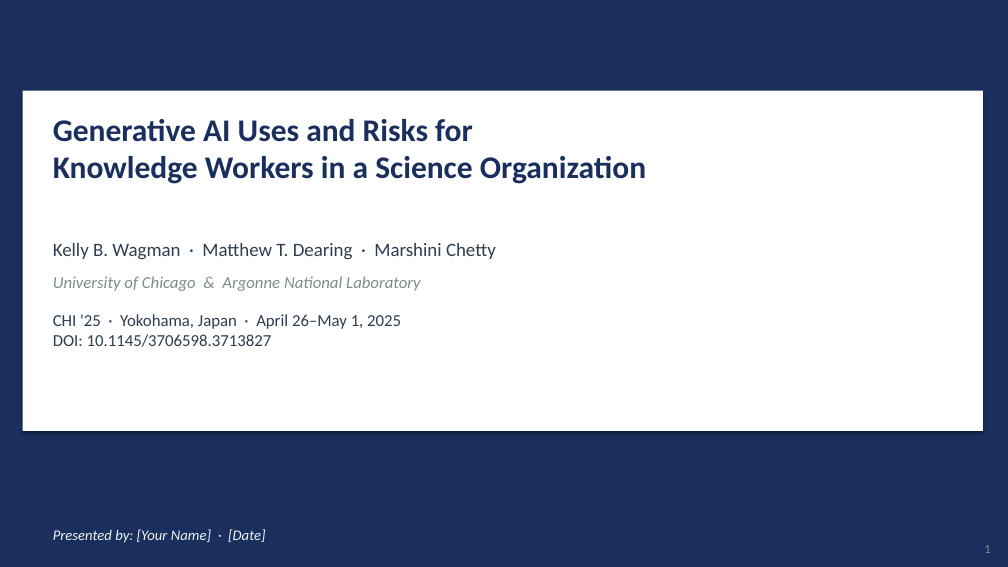
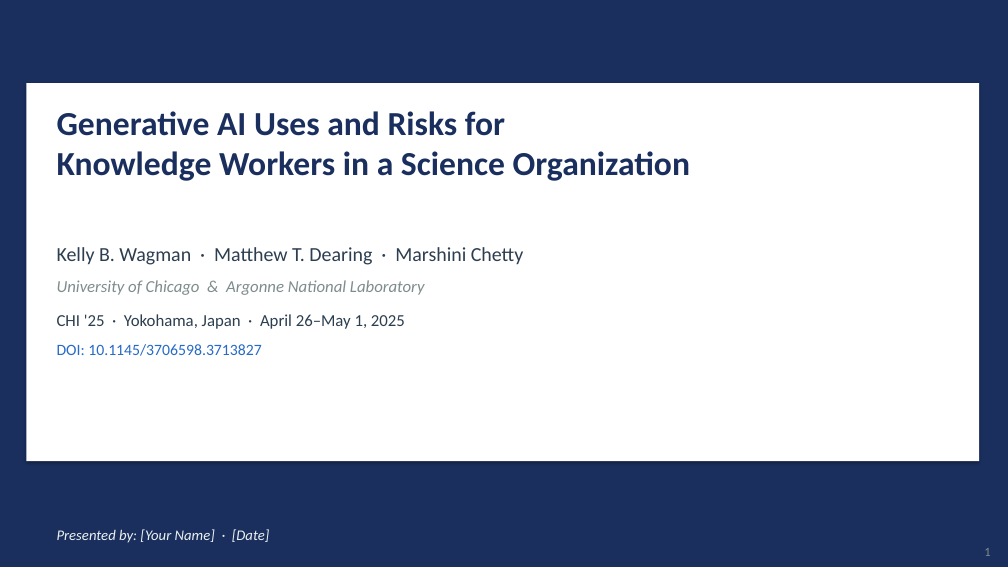
Before and after one commit to Elorm-K/Assignments, a slide deck: slide 1 of presentation_slides.pptx. Drawn at 1008x567 pixels with LibreOffice and Linux fonts; fonts in the diff are those of the drawing. Boxes give left, top, right and bottom in pixels: in the first picture for what was removed or moved away, otherwise in the second. Text is boxed around its words. In the diff, an @@ line names an element or a change of style, - is before the commit and + after.

```diff
--- a/presentation_slides.pptx
+++ b/presentation_slides.pptx
@@ rectangle: place and size @@
-rectangle at box(23, 91, 983, 431)
+rectangle at box(26, 83, 979, 461)
@@ text "Generative AI Uses and Risks ...": place and size @@
-text "Generative AI Uses and Risks ..." at box(53, 119, 646, 184)
+text "Generative AI Uses and Risks ..." at box(57, 111, 690, 181)
@@ text "Generative AI Uses and Risks ..." at box(57, 111, 690, 181): size 30 to 32 pt @@
@@ text "Kelly B. Wagman · Matthew ..." at box(57, 247, 523, 265): size 18 to 19 pt @@
@@ text "University of Chicago & Argonne ...": place and size @@
-text "University of Chicago & Argonne ..." at box(53, 276, 421, 291)
+text "University of Chicago & Argonne ..." at box(57, 280, 425, 295)
@@ text at box(57, 314, 405, 329): text changed @@
-CHI '25 · Yokohama, Japan · April 26–May 1, 2025
-DOI: 10.1145/3706598.3713827
+CHI '25 · Yokohama, Japan · April 26–May 1, 2025
@@ text added at box(57, 344, 261, 356), 15 pt, text #276BC6 @@
+DOI: 10.1145/3706598.3713827
@@ text "Presented by: [Your Name] · ...": place and size @@
-text "Presented by: [Your Name] · ..." at box(53, 529, 265, 543)
+text "Presented by: [Your Name] · ..." at box(57, 529, 269, 543)
```
Also in this commit, not shown: 5 other slides changed, 2 slides added, 7 slides removed, 1 other file.
